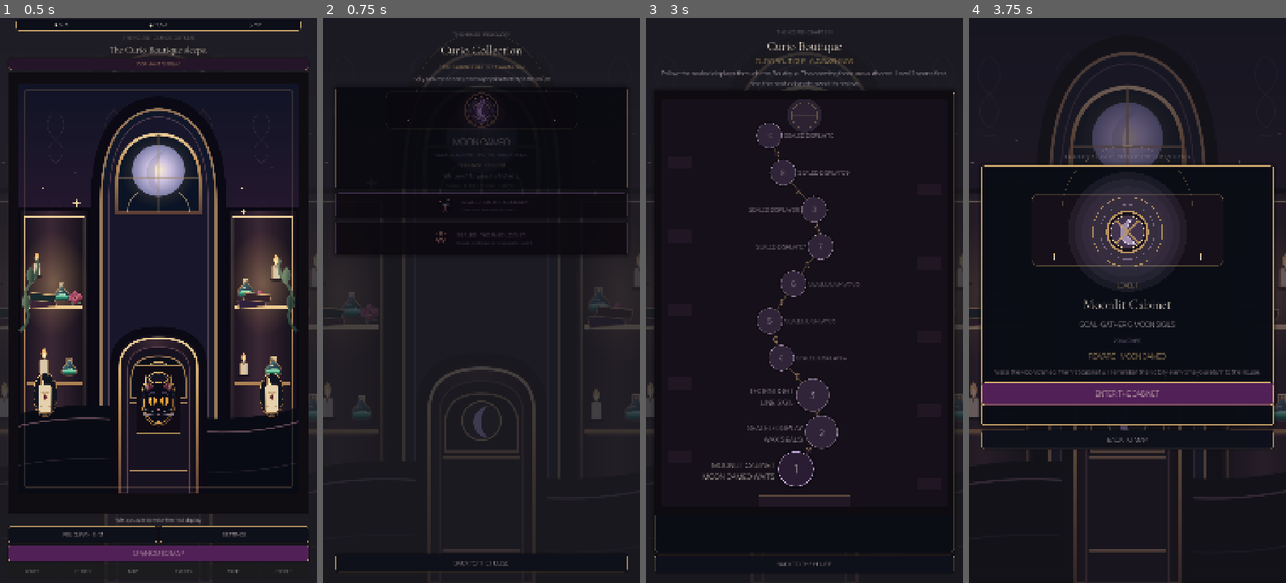
Above: before the commit, frames 1-4 (left to right).
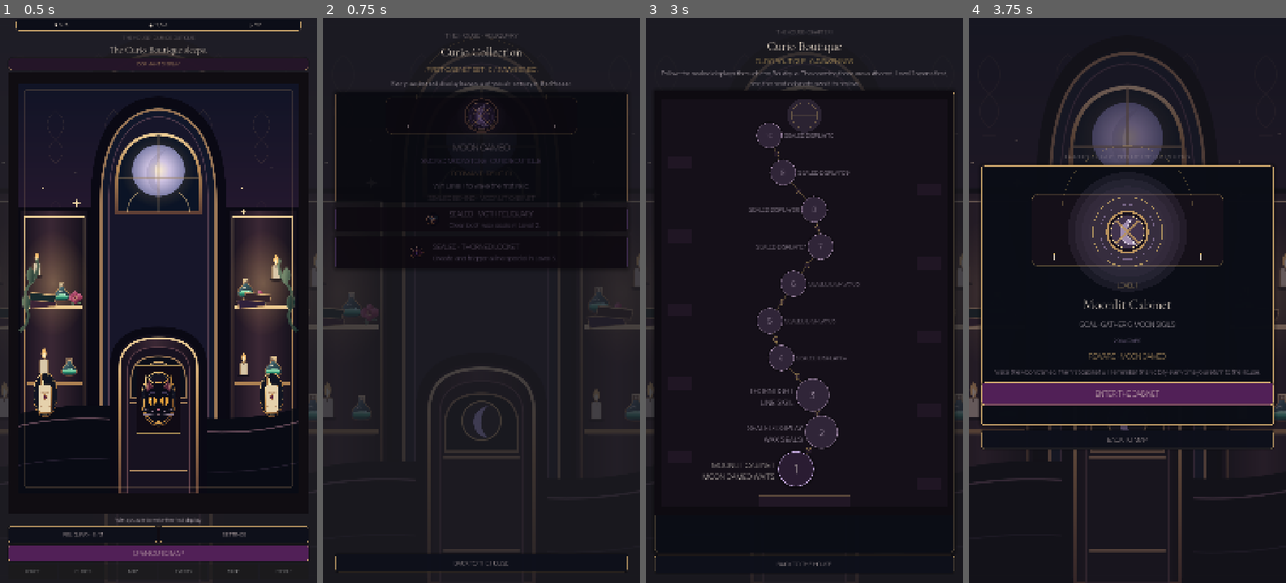
Above: after the commit, the same moments.

Repository: Jay-prodesign/akilta-match3
Game: Godot game, scene res://src/app/app_bootstrap.tscn
The game is run twice, just before and just after one commit, with the same random seed, the same clock (stepped at 60 frames per second) and the same inputs.
Inputs:
- Up to frame 1 (0.5 s): no input
- Up to frame 2 (0.75 s): click "RELIQUARY · 0 / 3" at 0.5 s
- Up to frame 3 (3 s): click "BACK TO THE HOUSE" at 1.25 s; click "OPEN CURIO MAP" at 2 s; click "CURIO BOUTIQUE Rare finds · L…" at 2.75 s
- Up to frame 4 (3.75 s): click "1" at 3.5 s

Frame 1 is identical in both runs. In frame 2, 2.4% of the frame differs, in the area x 3-97%, y 2-45%; in frame 3, less than 0.1%; in frame 4, nothing differs.

Commit message:
polish(collection): improve relic names and collection guidance legibility on phones

Diff:
--- a/src/ui/collection/curio_collection.tscn
+++ b/src/ui/collection/curio_collection.tscn
@@ -59,7 +59,7 @@
 [node name="Eyebrow" type="Label" parent="Layout"]
 layout_mode = 2
 theme_override_colors/font_color = Color(0.663, 0.6, 0.659, 1)
-theme_override_font_sizes/font_size = 18
+theme_override_font_sizes/font_size = 23
 text = "THE HOUSE · RELIQUARY"
 horizontal_alignment = 1
 
@@ -73,14 +73,14 @@
 [node name="Count" type="Label" parent="Layout"]
 layout_mode = 2
 theme_override_colors/font_color = Color(0.851, 0.71, 0.416, 1)
-theme_override_font_sizes/font_size = 18
+theme_override_font_sizes/font_size = 23
 text = "FIRST CABINET SET · 0 / 3 AWAKENED"
 horizontal_alignment = 1
 
 [node name="Intro" type="Label" parent="Layout"]
 layout_mode = 2
 theme_override_colors/font_color = Color(0.851, 0.804, 0.835, 1)
-theme_override_font_sizes/font_size = 17
+theme_override_font_sizes/font_size = 22
 text = "Every awakened display leaves a physical memory in the House."
 horizontal_alignment = 1
 autowrap_mode = 2
@@ -119,21 +119,21 @@
 [node name="Material" type="Label" parent="Layout/Cards/MoonCard/Content"]
 layout_mode = 2
 theme_override_colors/font_color = Color(0.749, 0.647, 0.847, 1)
-theme_override_font_sizes/font_size = 17
+theme_override_font_sizes/font_size = 22
 text = "SMOKED MOONSTONE · CURIO BOUTIQUE"
 horizontal_alignment = 1
 
 [node name="State" type="Label" parent="Layout/Cards/MoonCard/Content"]
 layout_mode = 2
 theme_override_colors/font_color = Color(0.851, 0.71, 0.416, 1)
-theme_override_font_sizes/font_size = 18
+theme_override_font_sizes/font_size = 23
 text = "DORMANT · RELIC 01"
 horizontal_alignment = 1
 
 [node name="Detail" type="Label" parent="Layout/Cards/MoonCard/Content"]
 layout_mode = 2
 theme_override_colors/font_color = Color(0.851, 0.804, 0.835, 1)
-theme_override_font_sizes/font_size = 18
+theme_override_font_sizes/font_size = 23
 text = "Win Level 1 to wake the first relic."
 horizontal_alignment = 1
 autowrap_mode = 2
@@ -141,7 +141,7 @@
 [node name="Origin" type="Label" parent="Layout/Cards/MoonCard/Content"]
 layout_mode = 2
 theme_override_colors/font_color = Color(0.663, 0.6, 0.659, 1)
-theme_override_font_sizes/font_size = 15
+theme_override_font_sizes/font_size = 23
 text = "SEALED BEHIND · MOONLIT CABINET"
 horizontal_alignment = 1
 
@@ -171,14 +171,14 @@
 [node name="Name" type="Label" parent="Layout/Cards/Slot2/Content/Copy"]
 layout_mode = 2
 theme_override_colors/font_color = Color(0.663, 0.6, 0.659, 1)
-theme_override_font_sizes/font_size = 19
+theme_override_font_sizes/font_size = 24
 text = "SEALED RELIC"
 vertical_alignment = 1
 
 [node name="Hint" type="Label" parent="Layout/Cards/Slot2/Content/Copy"]
 layout_mode = 2
 theme_override_colors/font_color = Color(0.55, 0.50, 0.58, 1)
-theme_override_font_sizes/font_size = 14
+theme_override_font_sizes/font_size = 23
 text = "Another display still sleeps."
 
 [node name="Slot3" type="PanelContainer" parent="Layout/Cards"]
@@ -207,14 +207,14 @@
 [node name="Name" type="Label" parent="Layout/Cards/Slot3/Content/Copy"]
 layout_mode = 2
 theme_override_colors/font_color = Color(0.663, 0.6, 0.659, 1)
-theme_override_font_sizes/font_size = 19
+theme_override_font_sizes/font_size = 24
 text = "SEALED RELIC"
 vertical_alignment = 1
 
 [node name="Hint" type="Label" parent="Layout/Cards/Slot3/Content/Copy"]
 layout_mode = 2
 theme_override_colors/font_color = Color(0.55, 0.50, 0.58, 1)
-theme_override_font_sizes/font_size = 14
+theme_override_font_sizes/font_size = 23
 text = "The cabinet has not revealed this name."
 
 [node name="Back" type="Button" parent="Layout"]
